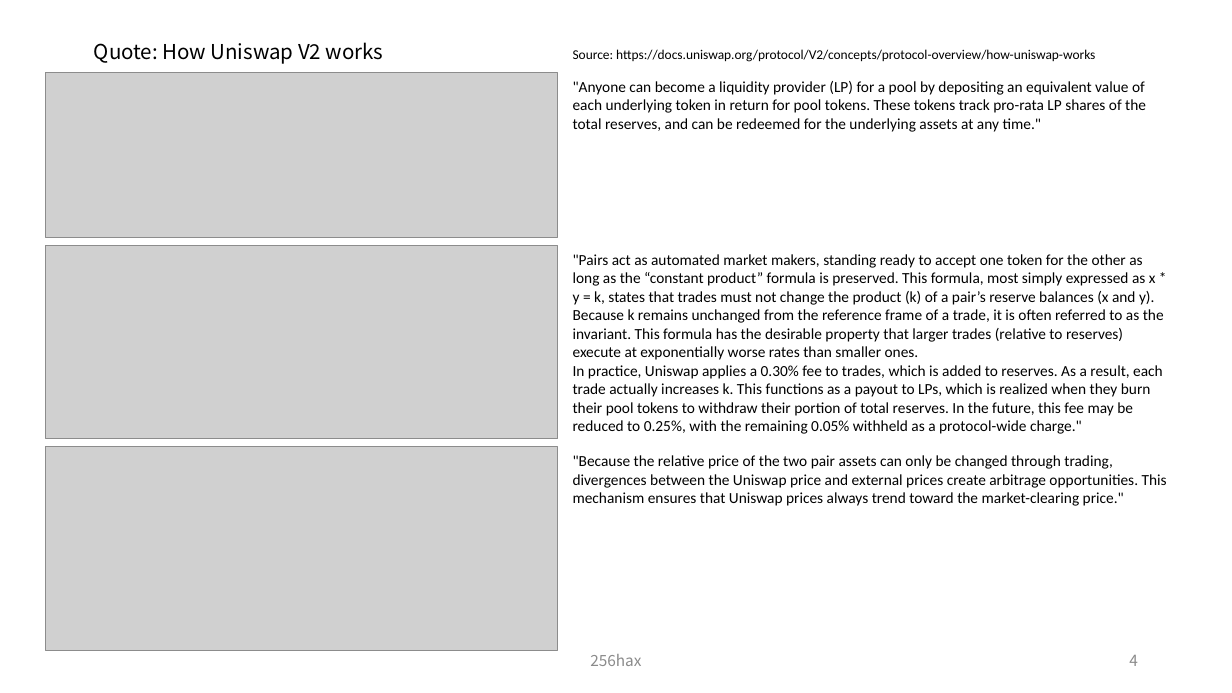
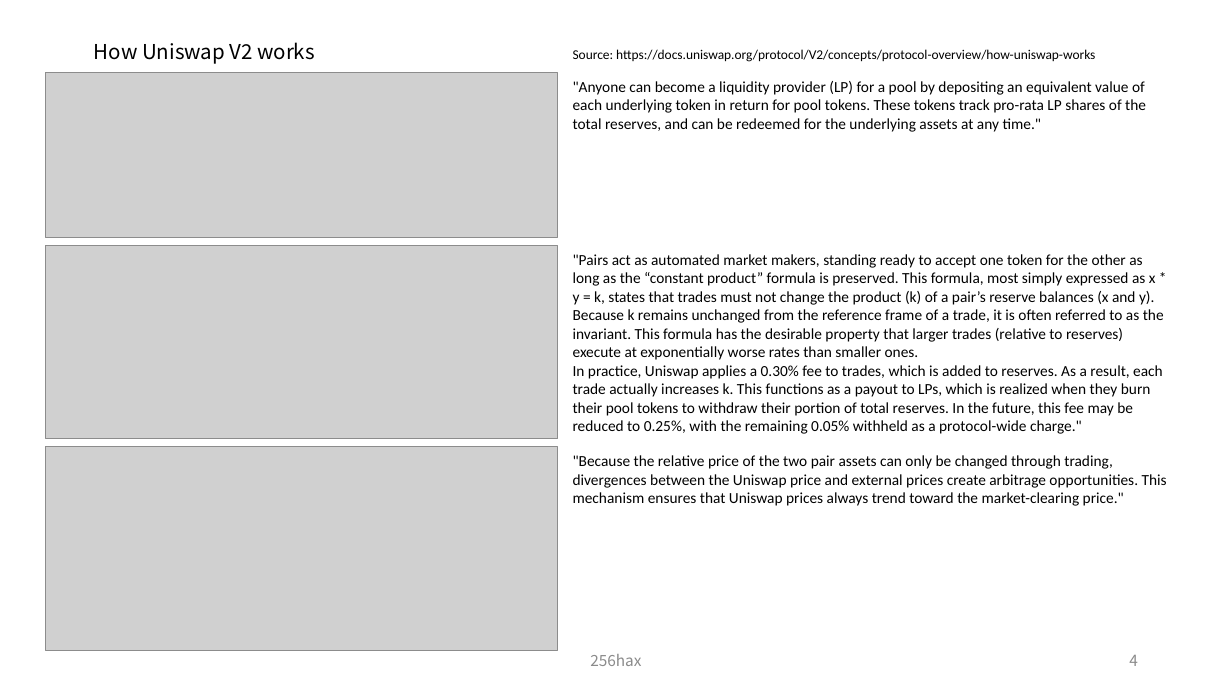
Before and after one commit to SmartGru25/Solana-React-Minimal, a slide deck: slide 5 of docs/Solana_Blockchain_Outline_Figure.pptx. Drawn at 1232x693 pixels with LibreOffice and Linux fonts; fonts in the diff are those of the drawing; grey boxes stand for pictures. Boxes give left, top, right and bottom in pixels: in the first picture for what was removed or moved away, otherwise in the second. Text is boxed around its words. In the diff, an @@ line names an element or a change of style, - is before the commit and + after.

```diff
--- a/docs/Solana_Blockchain_Outline_Figure.pptx
+++ b/docs/Solana_Blockchain_Outline_Figure.pptx
@@ title at box(94, 42, 315, 64): text changed @@
-Quote: How Uniswap V2 works
+How Uniswap V2 works
```
Also in this commit, not shown: 3 other slides changed, 8 slides added.
